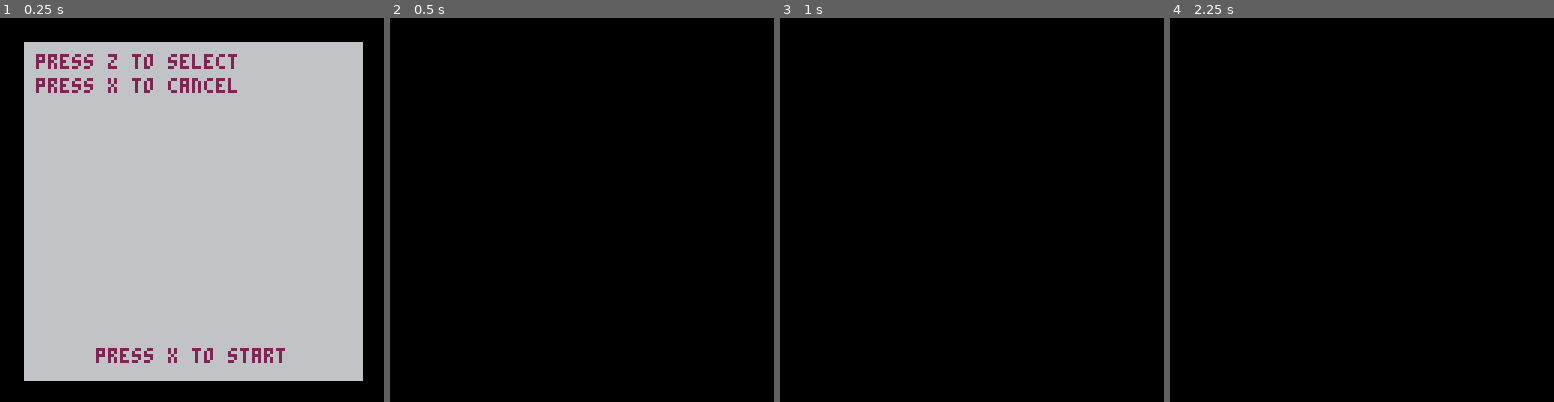
Above: before the commit, frames 1-4 (left to right).
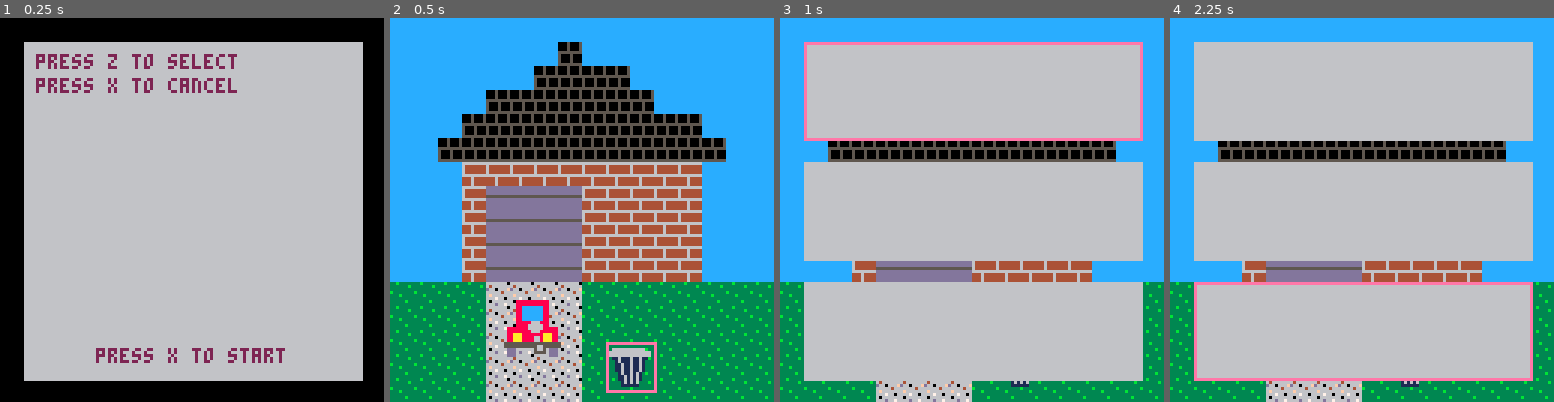
Above: after the commit, the same moments.

Repository: EmilyRagan/senior-project
Game: PICO-8 cartridge carts/home.p8
Two runs of this game, one before a commit and one after it. Both use one fixed random seed, a clock stepped at 60 frames per second and the inputs below.
Inputs:
- Up to frame 1 (0.25 s): no input
- Up to frame 2 (0.5 s): tap X (X key) at 0.33 s
- Up to frame 3 (1 s): tap O (Z key) at 0.7 s
- Up to frame 4 (2.25 s): tap X (X key) at 1.07, 1.85 s; hold Right 1.6-2.1 s; tap O (Z key) at 1.7, 2.1 s; hold Up from 2.15 s (still down)

Frame 1 is identical in both runs. In frame 2, 92% of the frame differs, in the area x 0-100%, y 0-100%; in frame 3, 98%; in frame 4, 98%.

Commit message:
oops bug fix; update other place that game was referenced

Diff:
--- a/carts/home.p8
+++ b/carts/home.p8
@@ -159,7 +159,7 @@
   if (show_instructions)
   then
     drawInstructions()
-  elseif (game == "outside")
+  elseif (current_scene == outdoor_items)
   then
     drawOutside()
   end
